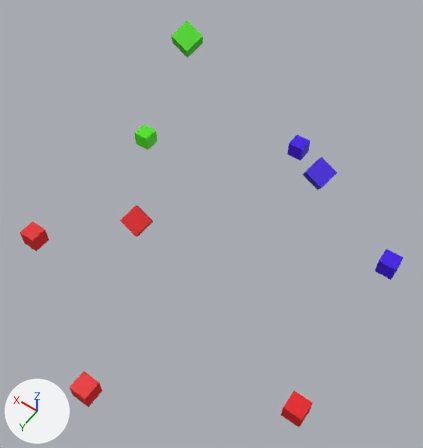
A saved change to the Blender file models/simulate_1.blend.
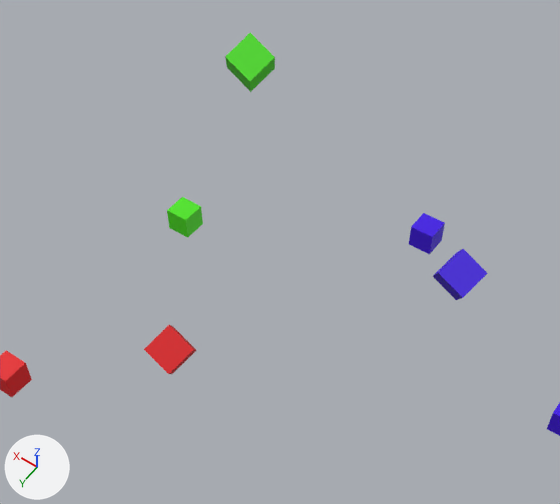
Each version is shown whole from a 50 mm camera at (-2.26, 3.1, 5.38) aimed at (-0.21, 0.23, 0.87), then close up on the part from 7% to 91% of the width and 0% to 71% of the height. The axes (+X, +Y, +Z) are drawn at lower left. The lights are the same throughout.

The first close-up shows 'A', 'B', 'C', 'a3', 'b2', 'c1'.
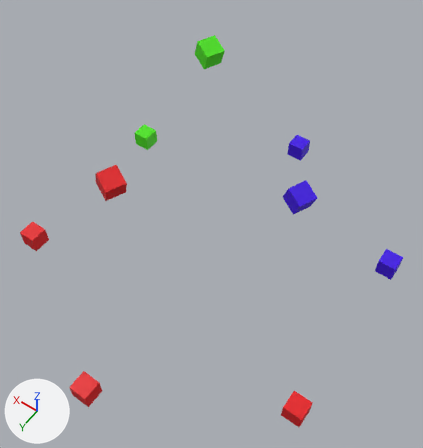
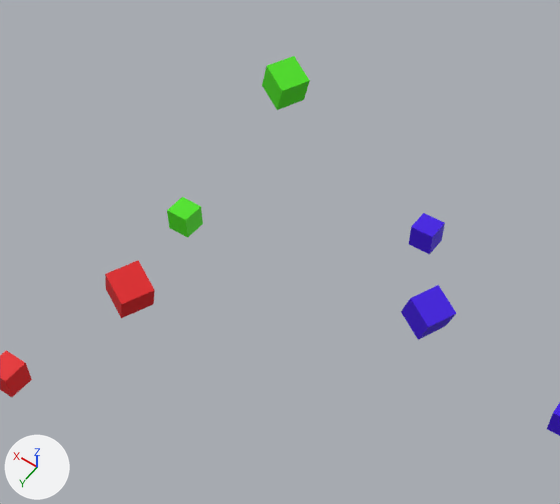
The change, as a diff of the scene's bpy script:
```diff
--- a/models/simulate_1.blend.py
+++ b/models/simulate_1.blend.py
@@ ob_a @@
 ob_a = bpy.data.objects.new('A', me_cube_003)
-ob_a.location = (0.235, 0.787, 1.164)
-ob_a.rotation_euler = (-0.485, -0.455, -0.0535)  # degrees (-28, -26, -3.1)
+ob_a.location = (0.491, 0.784, 1.516)
+ob_a.rotation_euler = (-0.0103, -0.348, -0.409)  # degrees (-0.6, -20, -23)
 ob_a.scale = (0.1, 0.1, 0.1)
@@ ob_b @@
 ob_b = bpy.data.objects.new('B', me_cube_004)
-ob_b.location = (-0.919, -0.48, 1.411)
-ob_b.rotation_euler = (-0.485, -0.455, -0.0535)  # degrees (-28, -26, -3.1)
+ob_b.location = (-0.857, -0.267, 1.235)
+ob_b.rotation_euler = (-0.0103, -0.348, -0.409)  # degrees (-0.6, -20, -23)
 ob_b.scale = (0.1, 0.1, 0.1)
@@ ob_c @@
 ob_c = bpy.data.objects.new('C', me_cube_005)
-ob_c.location = (0.634, -0.563, 2.173)
-ob_c.rotation_euler = (-0.485, -0.455, -0.0535)  # degrees (-28, -26, -3.1)
+ob_c.location = (0.637, -0.914, 1.826)
+ob_c.rotation_euler = (-0.0103, -0.348, -0.409)  # degrees (-0.6, -20, -23)
 ob_c.scale = (0.1, 0.1, 0.1)
```

Location of each change, (x1, y1, x2, y2) in pixels of the close-ups (560 x 504 px):
'C', moved, turned: before (225, 33, 275, 92); after (262, 56, 310, 110)
'B', moved, turned: before (433, 249, 488, 300); after (401, 285, 456, 340)
'A', moved, turned: before (144, 325, 196, 374); after (105, 260, 155, 318)
